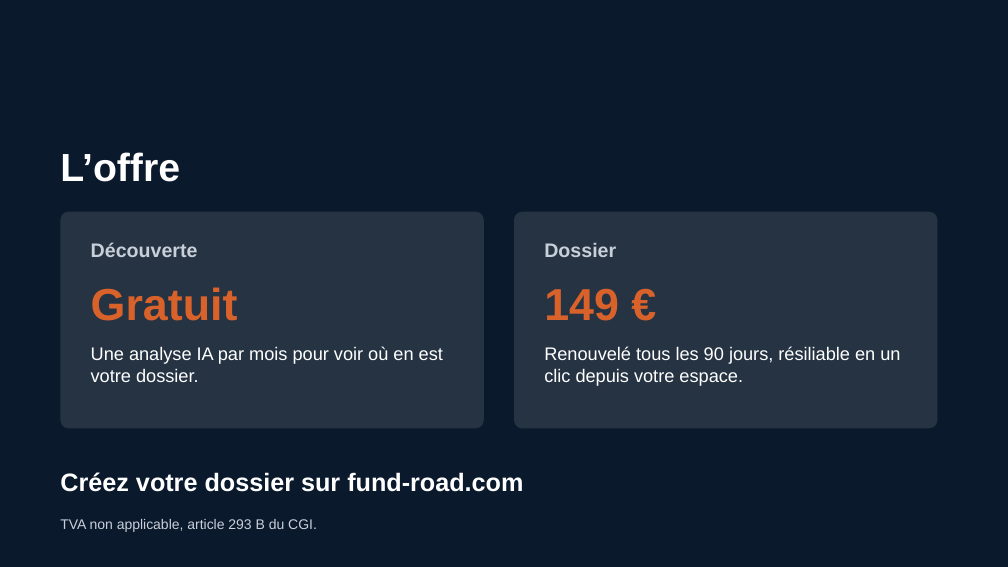
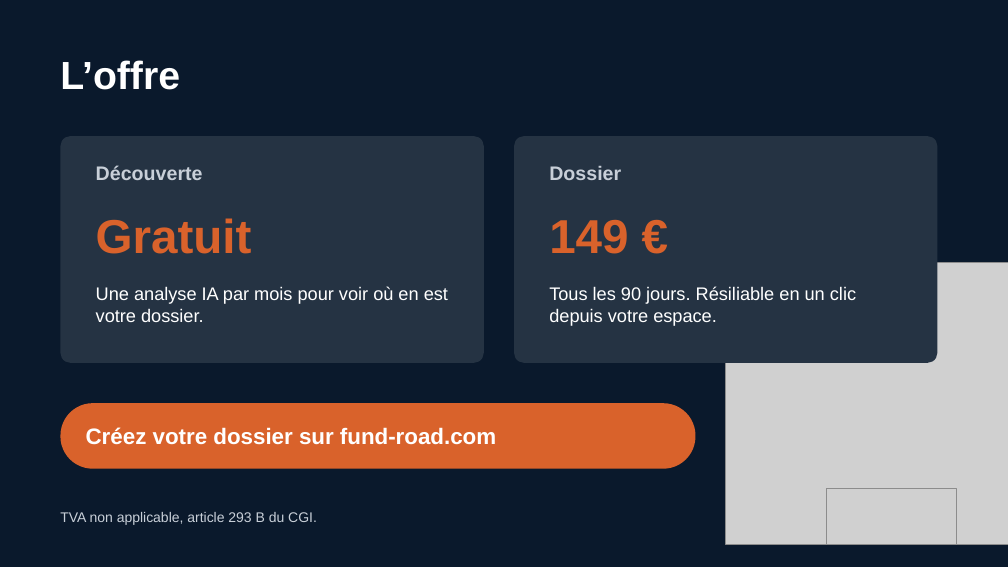
Before and after one commit to Nadir-DNA/fund-road, a slide deck: slide 10 of docs/presentations/fund-road-startups.pptx (slide 7 before the commit). Drawn at 1008x567 pixels with LibreOffice and Linux fonts; fonts in the diff are those of the drawing; grey boxes stand for pictures; background and template pictures are left out. Boxes give left, top, right and bottom in pixels: in the first picture for what was removed or moved away, otherwise in the second. Text is boxed around its words. In the diff, an @@ line names an element or a change of style, - is before the commit and + after.

```diff
--- a/docs/presentations/fund-road-startups.pptx
+++ b/docs/presentations/fund-road-startups.pptx
@@ vertical alignment middle to top in 4 elements at (60, 512, 317, 525), (96, 165, 203, 180), (549, 166, 621, 180), (60, 60, 180, 90) @@
@@ text "L’offre": place and size @@
-text "L’offre" at (60, 152, 180, 182)
+text "L’offre" at (60, 60, 180, 90)
@@ rounded rectangle: place and size @@
-rounded rectangle at (60, 212, 484, 428)
+rounded rectangle at (60, 136, 484, 363)
@@ rounded rectangle at (60, 136, 484, 363): proportions changed @@
@@ rounded rectangle at (514, 136, 937, 363): proportions changed @@
@@ rounded rectangle: place and size @@
-rounded rectangle at (514, 212, 937, 428)
+rounded rectangle at (514, 136, 937, 363)
@@ text "Découverte": place and size @@
-text "Découverte" at (91, 242, 198, 257)
+text "Découverte" at (96, 165, 203, 180)
@@ text "Dossier": place and size @@
-text "Dossier" at (544, 243, 616, 257)
+text "Dossier" at (549, 166, 621, 180)
@@ text "Gratuit": place and size @@
-text "Gratuit" at (91, 287, 238, 321)
+text "Gratuit" at (96, 218, 252, 254)
@@ text "Gratuit" at (96, 218, 252, 254): size 32 to 34 pt @@
@@ text "149 €" at (549, 220, 628, 254): size 32 to 34 pt @@
@@ text "149 €": place and size @@
-text "149 €" at (544, 288, 619, 321)
+text "149 €" at (549, 220, 628, 254)
@@ picture added at (726, 262, 1008, 544) @@
@@ text "Une analyse IA par mois ...": place and size @@
-text "Une analyse IA par mois ..." at (91, 346, 443, 382)
+text "Une analyse IA par mois ..." at (96, 286, 448, 322)
@@ text at (549, 286, 856, 326): text changed @@
-Renouvelé tous les 90 jours, résiliable en un clic depuis votre espace.
+Tous les 90 jours. Résiliable en un clic depuis votre espace.
@@ rounded rectangle added at (60, 403, 696, 469), fill #D9622B @@
@@ text "Créez votre dossier sur fund-road.com": place and size @@
-text "Créez votre dossier sur fund-road.com" at (60, 472, 523, 492)
+text "Créez votre dossier sur fund-road.com" at (86, 427, 496, 445)
@@ text "Créez votre dossier sur fund-road.com" at (86, 427, 496, 445): size 18 to 16 pt @@
@@ picture added at (827, 489, 957, 544) @@
```
Also in this commit, not shown: 3 other slides changed, 6 slides added, 3 slides removed, 19 other files.
